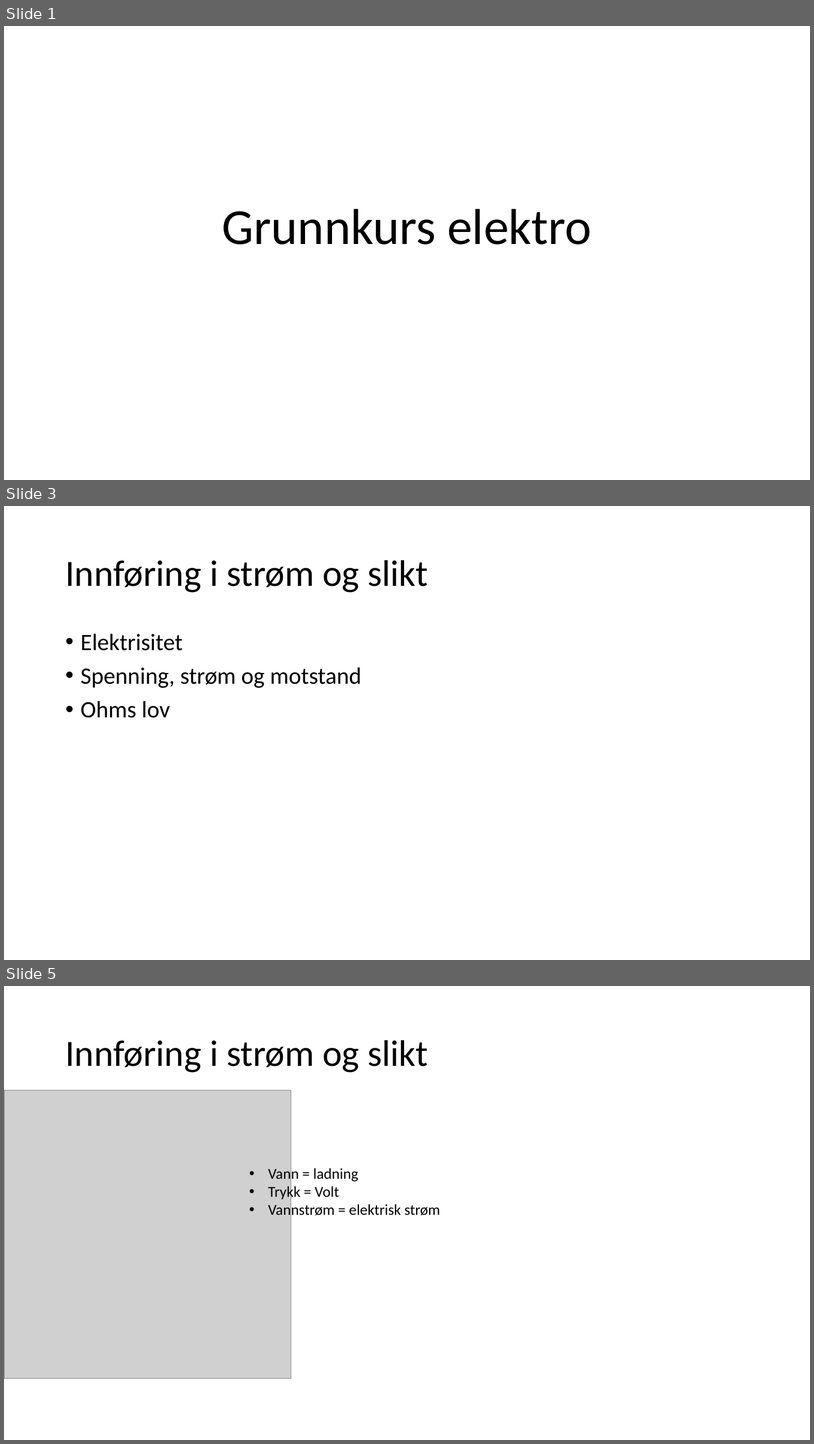
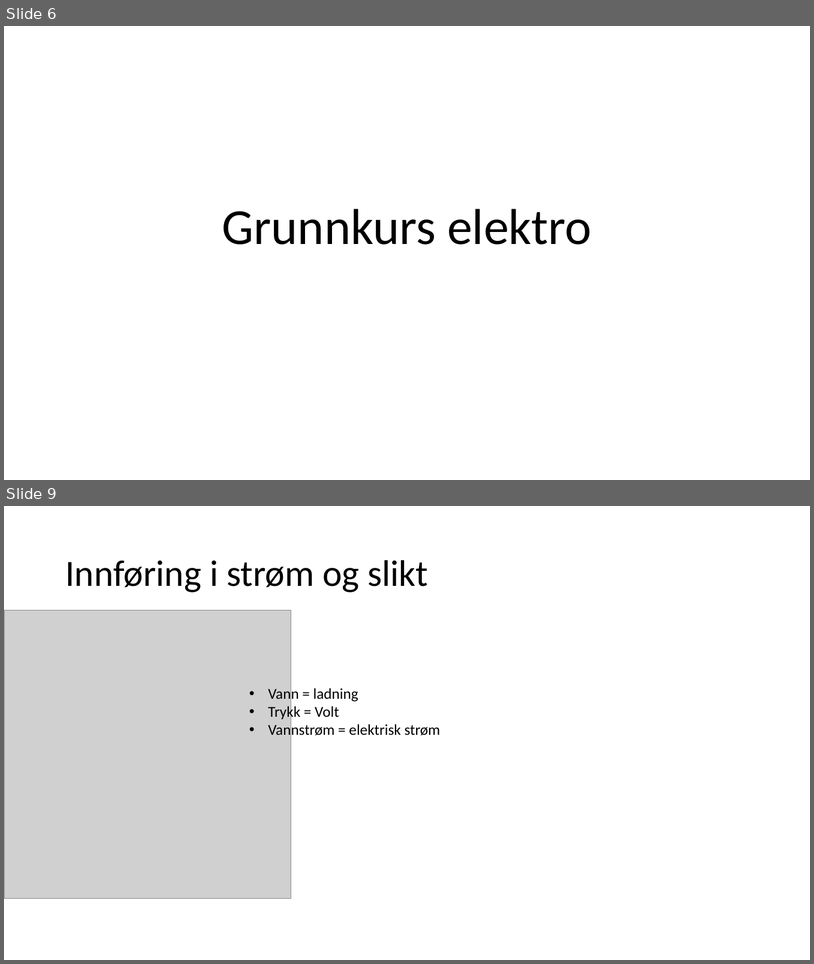
Before and after one commit to Sonat-Consulting/IoT, a slide deck: presentasjoner/Grunnkurs elektro.pptx. Shown one above the other, each under a label of ours: slides 1, 3 and 5 before the commit, slides 6 and 9 after it; the slides between them are not shown. The pictures are 814x1444 and 814x964 pixels, drawn with LibreOffice and Linux fonts; fonts in the diff are those of the drawing; grey boxes stand for pictures. Boxes give left, top, right and bottom in pixels: in the first picture for what was removed or moved away, otherwise in the second. Text is boxed around its words. In the diff, an @@ line names an element or a change of style, - is before the commit and + after.

```diff
--- a/presentasjoner/Grunnkurs elektro.pptx
+++ b/presentasjoner/Grunnkurs elektro.pptx
@@ slide 3 removed at box(4, 506, 810, 960), background #FFFFFF @@
@@ title removed at box(65, 560, 429, 592) @@
-Innføring i strøm og slikt
@@ text removed at box(81, 633, 362, 718) @@
-• Elektrisitet
-• Spenning, strøm og motstand
-• Ohms lov
@@ what was slide 1 is now slide 6 @@
@@ what was slide 5 is now slide 9 @@
```
Also in this commit, not shown: 4 slides changed, 6 slides added, 2 other files.
